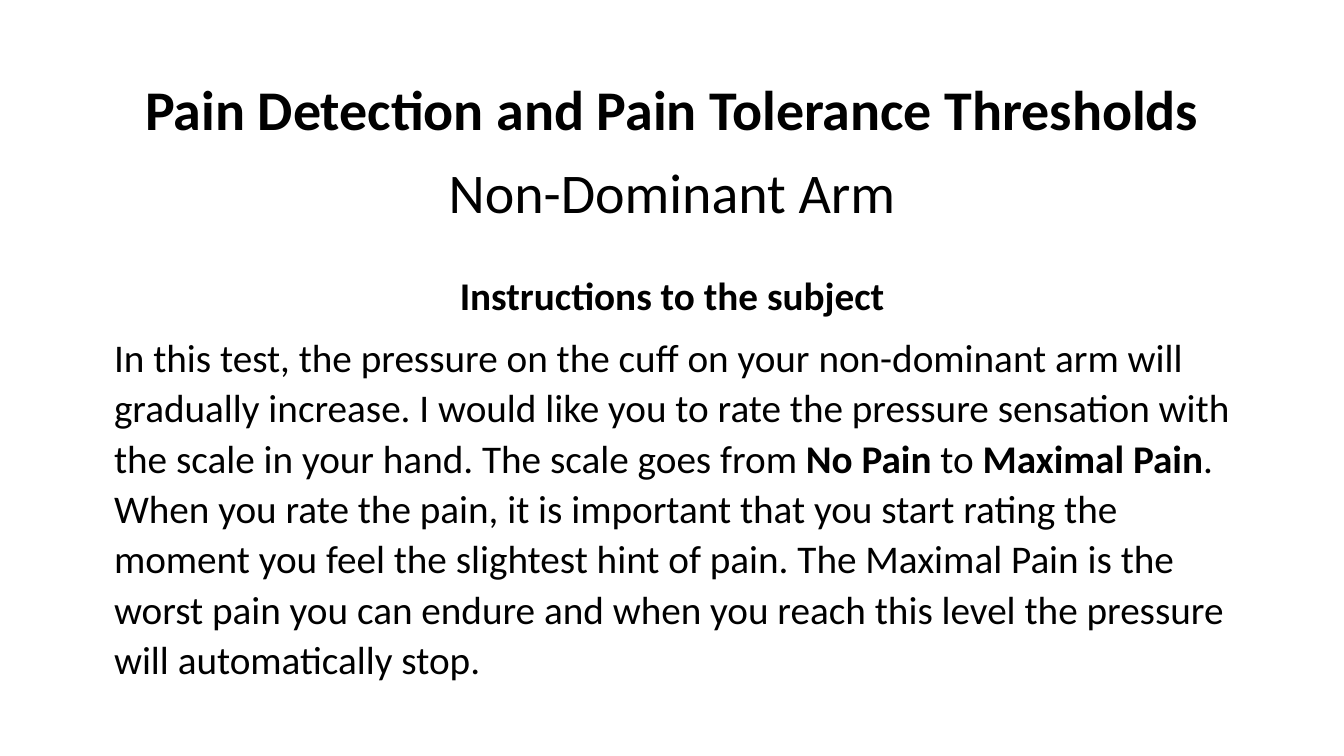
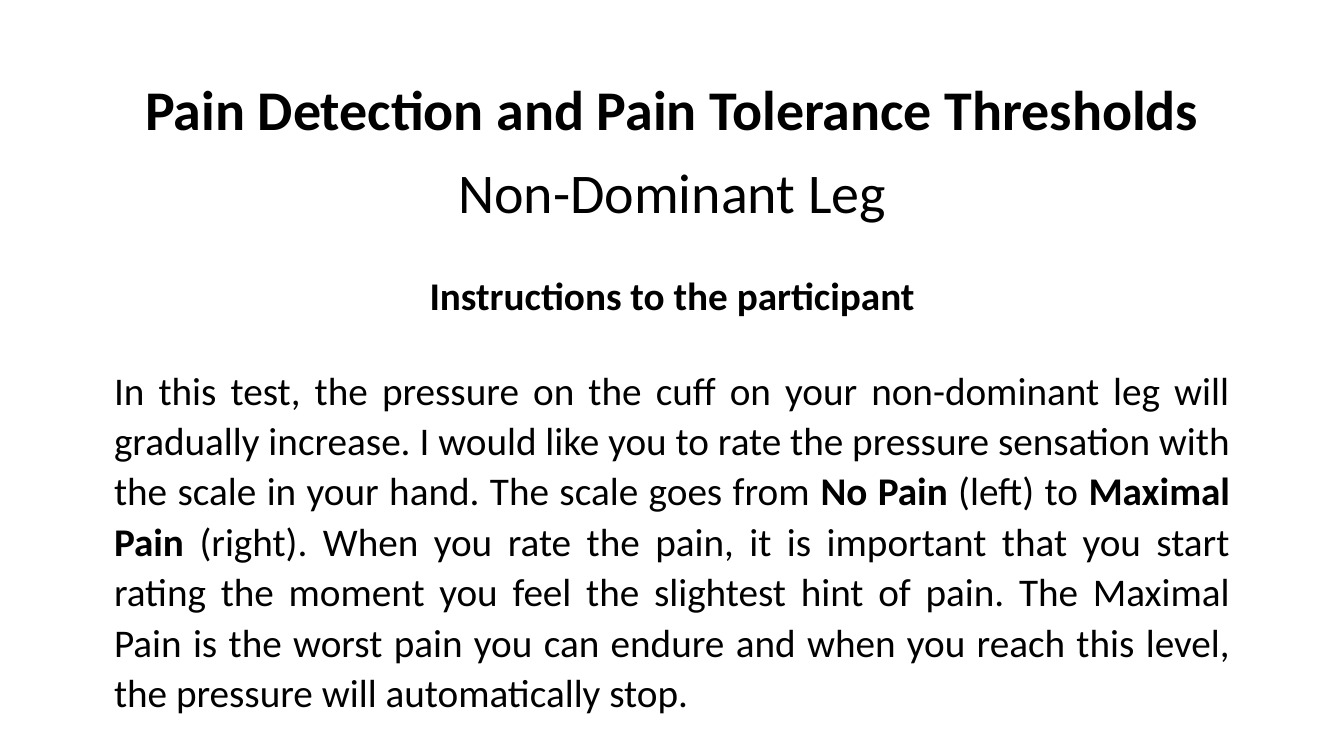
Before and after one commit to LabBench-Society/Protocols.Beta, a slide deck: slide 17 of docs/painEffort/Images.pptx. Drawn at 1344x756 pixels with LibreOffice and Linux fonts; fonts in the diff are those of the drawing. Boxes give left, top, right and bottom in pixels: in the first picture for what was removed or moved away, otherwise in the second. Text is boxed around its words. In the diff, an @@ line names an element or a change of style, - is before the commit and + after.

Commit message:
Updates Images for the Pain Effort Protocol

```diff
--- a/docs/painEffort/Images.pptx
+++ b/docs/painEffort/Images.pptx
@@ text at (114, 174, 1231, 714): text changed @@
-Non-Dominant Arm
-Instructions to the subject
-In this test, the pressure on the cuff on your non-dominant arm will gradually increase. I would like you to rate the pressure sensation with the scale in your hand. The scale goes from No Pain to Maximal Pain. When you rate the pain, it is important that you start rating the moment you feel the slightest hint of pain. The Maximal Pain is the worst pain you can endure and when you reach this level the pressure will automatically stop.
+Non-Dominant Leg
+Instructions to the participant
+In this test, the pressure on the cuff on your non-dominant leg will gradually increase. I would like you to rate the pressure sensation with the scale in your hand. The scale goes from No Pain (left) to Maximal Pain (right). When you rate the pain, it is important that you start rating the moment you feel the slightest hint of pain. The Maximal Pain is the worst pain you can endure and when you reach this level, the pressure will automatically stop.
```
Also in this commit, not shown: 9 other slides changed, 19 other files.
